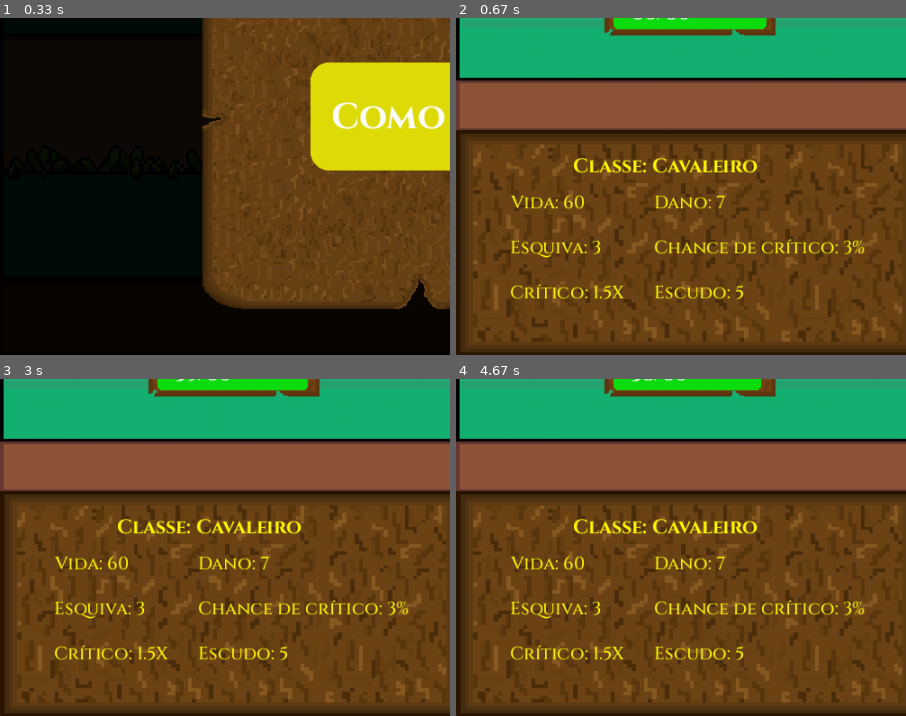
Above: before the commit, frames 1-4 (two rows, left to right).
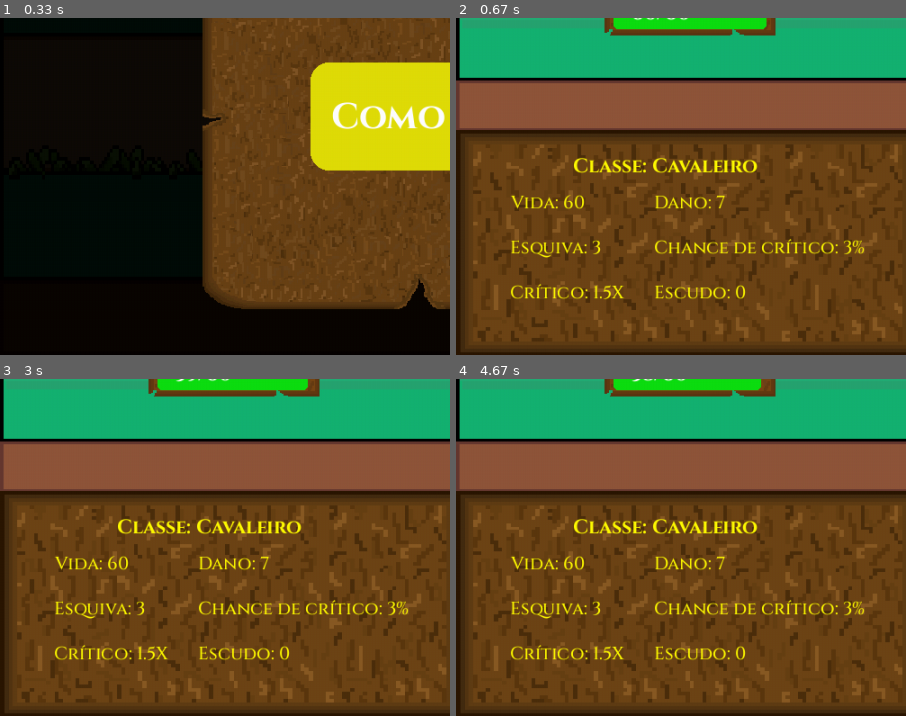
Above: after the commit, the same moments.

Repository: HenrykGabriel/Jogo-de-turno-Pygame
Game: pygame game, started from src/main.py
The game is run twice, just before and just after one commit, with the same random seed, the same clock (stepped at 60 frames per second) and the same inputs.
Inputs (mouse positions are % of the whole screen's width and height, from its top left):
- Up to frame 1 (0.33 s): no input
- Up to frame 2 (0.67 s): click (50, 77) at 0.38 s
- Up to frame 3 (3 s): click (60, 72) at 0.72 s; click (83, 35) at 1.05 s
- Up to frame 4 (4.67 s): no input
The pictures show only the part of the screen within x 0-50%, y 50-100%; the shares and areas given below are measured in that part.

Frame 1 is identical in both runs. In frame 2, less than 0.1% of the frame differs, in the area x 62-65%, y 79-84%; in frame 3, less than 0.1%; in frame 4, less than 0.1%.

Commit message:
Comecei a funcionalidade de defender e adicionei sua imagem

Diff:
--- a/src/cavaleiro.py
+++ b/src/cavaleiro.py
@@ -21,7 +21,7 @@
 
         self.esquiva = 3
 
-        self.escudo = 5
+        self.escudo_maximo = 5
 
         self.larg_frame = 220
 
--- a/src/jogador.py
+++ b/src/jogador.py
@@ -17,7 +17,8 @@
         self.esquiva = classe.esquiva
         self.chance_critico = classe.chance_critico
         self.critico = classe.critico
-        self.escudo = classe.escudo
+        self.escudo_maximo = classe.escudo_maximo
+        self.escudo = 0
 
         # Lógica de Frames de Animação
         frame_width = self.sprite_sheet.get_width() // self.qtd_frames
@@ -88,15 +89,49 @@
 
         else:
 
-            self.vida -= dano_inimigo
+            if self.escudo > 0:
 
-            if dano_critico == True:
+                escudo_absorveu = self.escudo
 
-                return f"DANO CRITÍCO: {dano_inimigo}"
+                if dano_inimigo <= self.escudo:
+
+                    self.escudo -= dano_inimigo
+                    dano_inimigo = 0
+
+                    escudo_absorveu = dano_inimigo
+
+                else:
+
+                    dano_inimigo -= self.escudo
+
+                    self.escudo = 0
+
+                    self.vida -= dano_inimigo
+
+                    if dano_critico == True:
+
+                        return f"CRITÍCO: {dano_inimigo + escudo_absorveu} | ESCUDO: {escudo_absorveu} | DANO: {dano_inimigo}"
+
+                    else:
+
+                        return dano_inimigo
 
             else:
 
-                return dano_inimigo
+                self.vida -= dano_inimigo
+
+                if dano_critico == True:
+
+                    return f"CRITÍCO: {dano_inimigo}"
+
+                else:
+
+                    return dano_inimigo
+
+
+    def ativar_escudo(self):
+
+        self.escudo = self.escudo_maximo
 
     def draw(self, janela):
 
Binary file added: assets/escudo/Escudo.png
